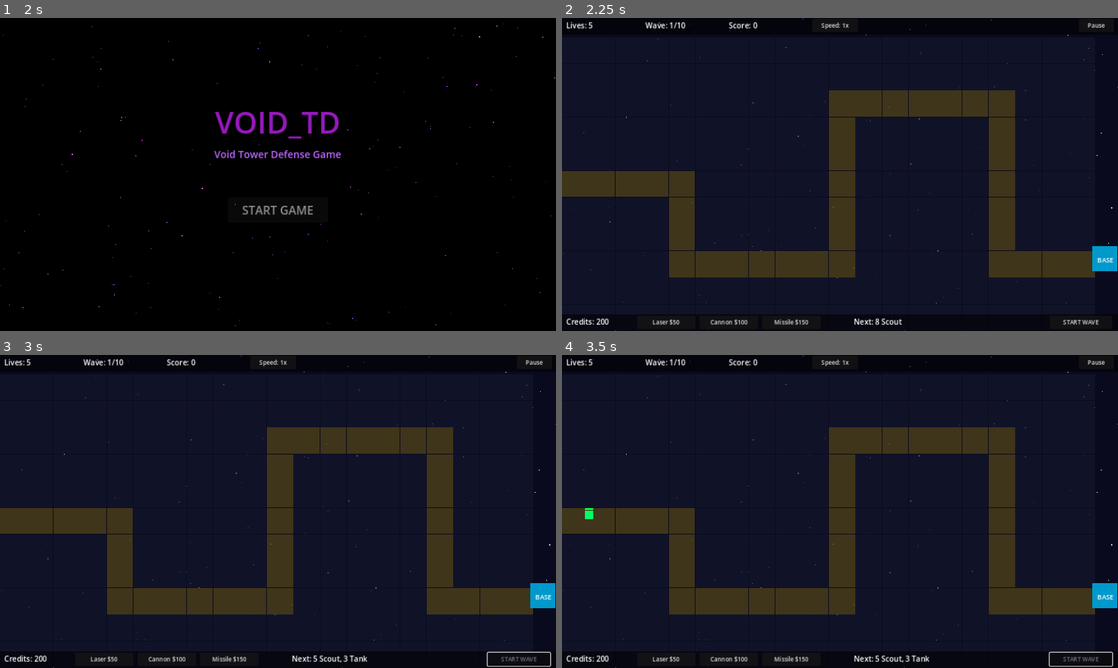
Above: before the commit, frames 1-4 (two rows, left to right).
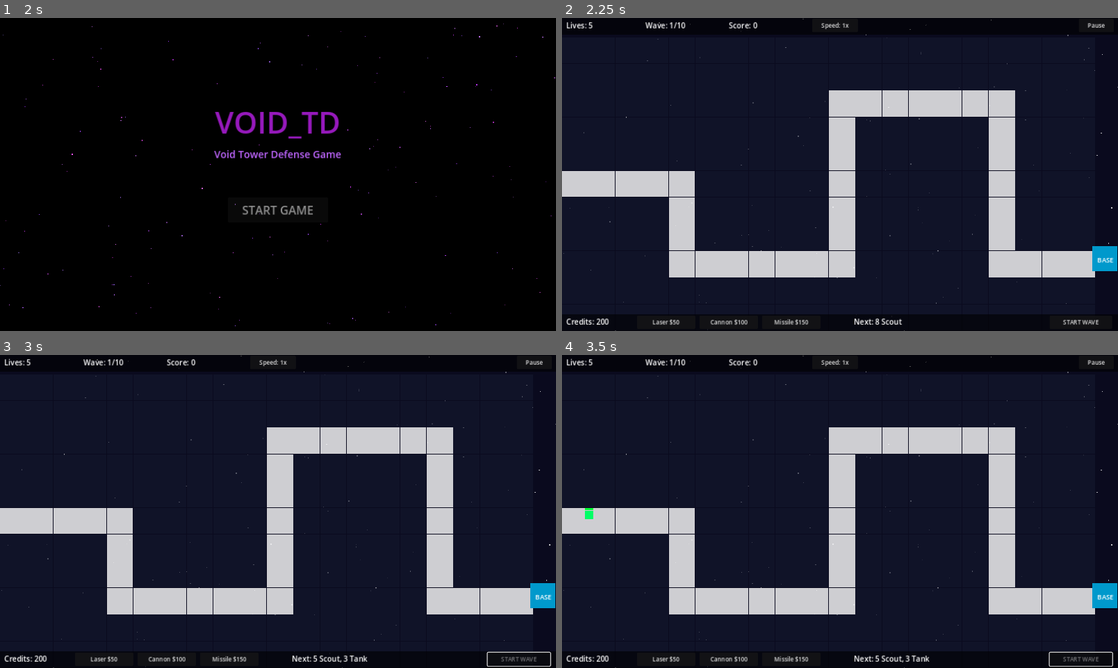
Above: after the commit, the same moments.

Repository: brew354/void_TD
Game: Godot game, scene res://Scenes/MenuScene.tscn
Same seed, same stepped clock (60 frames per second), same inputs: the game is played once before the commit and once after it.
Inputs (mouse positions are in pixels of both pictures, inside the frame that each line leads up to):
- Up to frame 1 (2 s): move the mouse to (400, 158) at 0.52 s; click (400, 158) at 0.67 s; move the mouse to (166, 190) at 1.27 s; click (166, 190) at 1.42 s
- Up to frame 2 (2.25 s): click "START GAME" at 2 s
- Up to frame 3 (3 s): click "START WAVE" at 2.75 s
- Up to frame 4 (3.5 s): no input

Frame 1 is identical in both runs. In frame 2, 14% of the frame differs, in the area x 0-96%, y 23-83%; in frame 3, 14%; in frame 4, 14%.

Commit message:
Change enemy track color to white
Co-Authored-By: Claude Sonnet 4.6 <noreply@anthropic.com>

Diff:
--- a/Void_TD/Nodes/TileNode.gd
+++ b/Void_TD/Nodes/TileNode.gd
@@ -12,7 +12,7 @@
 var tile_state: GridManager.TileState = GridManager.TileState.EMPTY
 
 const COLOR_EMPTY    = Color(0.08, 0.10, 0.18, 0.6)
-const COLOR_PATH     = Color(0.30, 0.25, 0.10, 0.8)
+const COLOR_PATH     = Color(1.0, 1.0, 1.0, 0.8)
 const COLOR_OCCUPIED = Color(0.10, 0.30, 0.10, 0.8)
 const COLOR_HOVER    = Color(0.20, 0.50, 0.80, 0.7)
 const COLOR_INVALID  = Color(0.80, 0.10, 0.10, 0.7)
